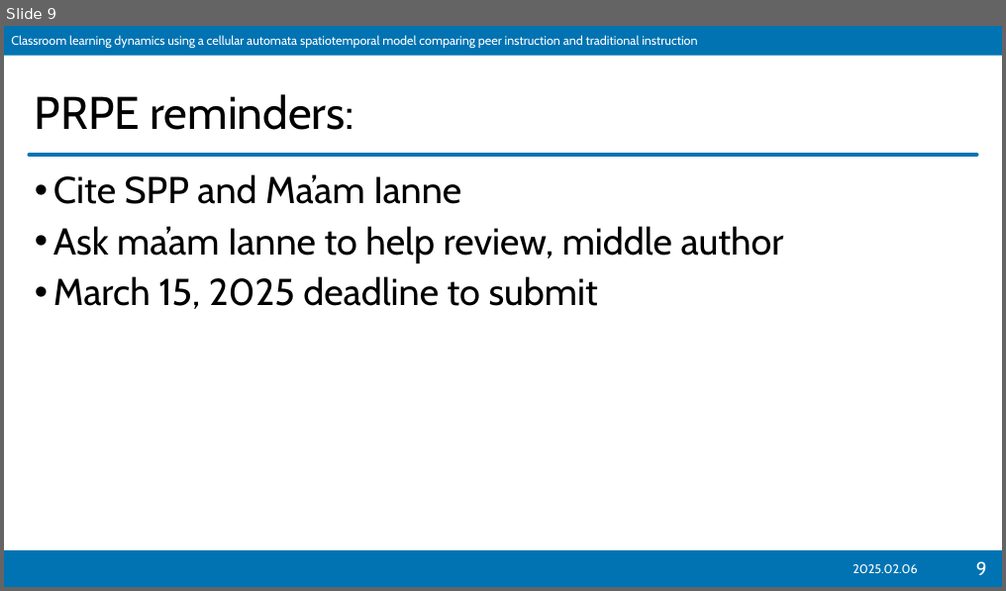
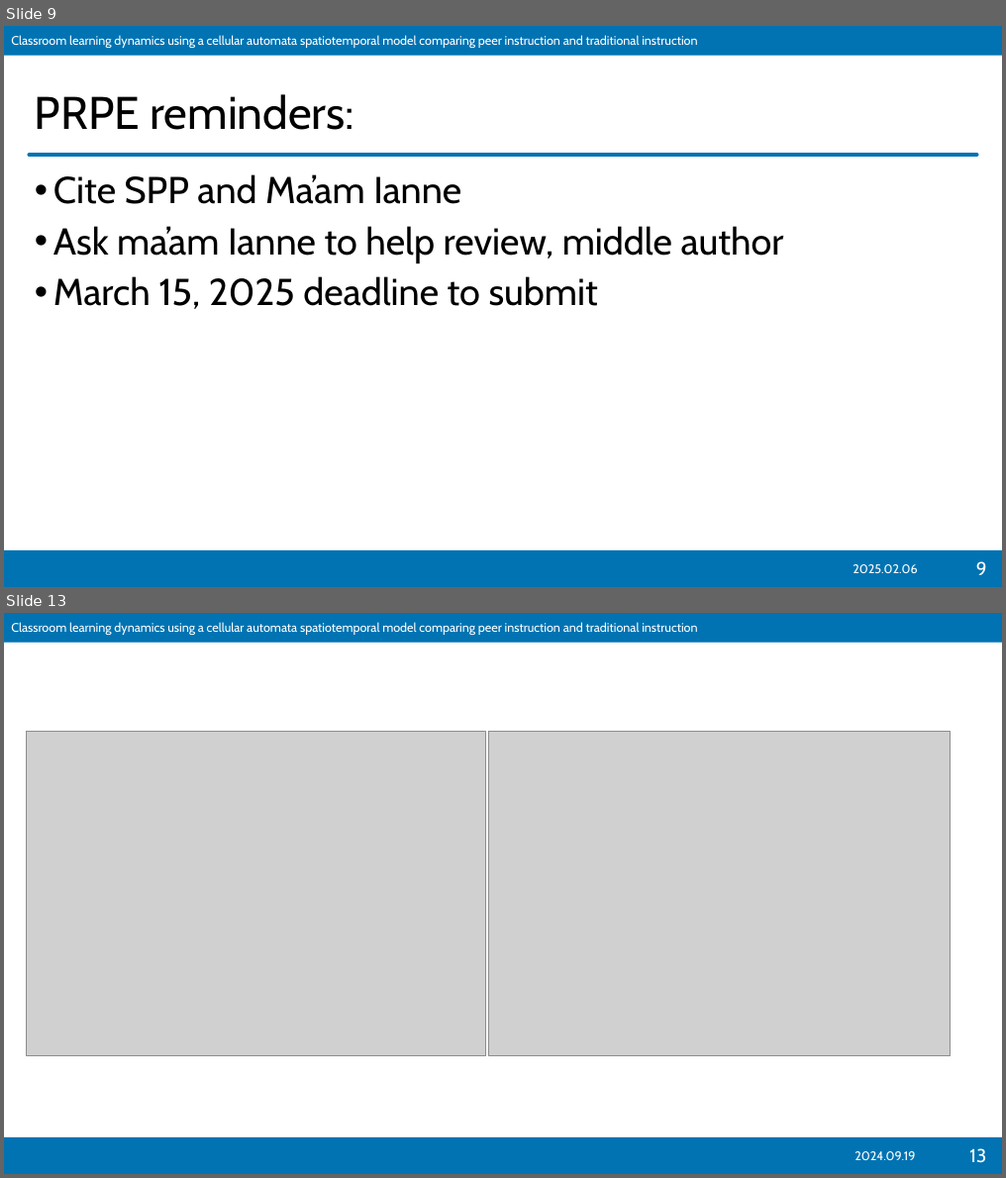
Before and after one commit to ioakimsy/BS-Thesis, a slide deck: documents/202425s2-RM-Slides-Sy.pptx. Shown one above the other, each under a label of ours: slide 9 before the commit, slides 9 and 13 after it; the slides between them are not shown. The pictures are 1006x591 and 1006x1178 pixels, drawn with LibreOffice and Linux fonts; fonts in the diff are those of the drawing; grey boxes stand for pictures; background and template pictures are left out. Boxes give left, top, right and bottom in pixels: in the first picture for what was removed or moved away, otherwise in the second. Text is boxed around its words. In the diff, an @@ line names an element or a change of style, - is before the commit and + after.

```diff
--- a/documents/202425s2-RM-Slides-Sy.pptx
+++ b/documents/202425s2-RM-Slides-Sy.pptx
@@ slide 13 added at [4,613,1002,1174], background #FFFFFF; not listed: 2 template elements that a slide beside it also shows @@
@@ picture added at [26,731,485,1056] @@
@@ picture added at [489,731,950,1056] @@
@@ text added at [854,1152,915,1160], 12 pt, text #FFFFFF @@
+2024.09.19
@@ page number added at [969,1149,986,1163], 18 pt, text #FFFFFF @@
+13
```
Also in this commit, not shown: 3 other slides added, 2 other files.
